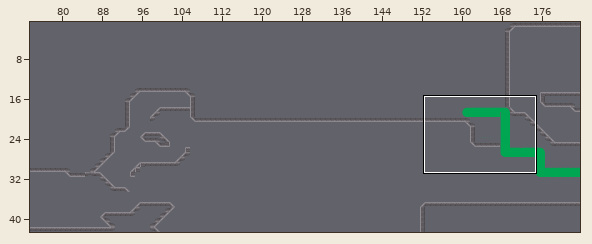
A Tiled map gets an edit: Game/TiledMaps/Fase01.tmx. Above, an overview of the earlier version with the close-up marked.
Close-up. First the earlier version:
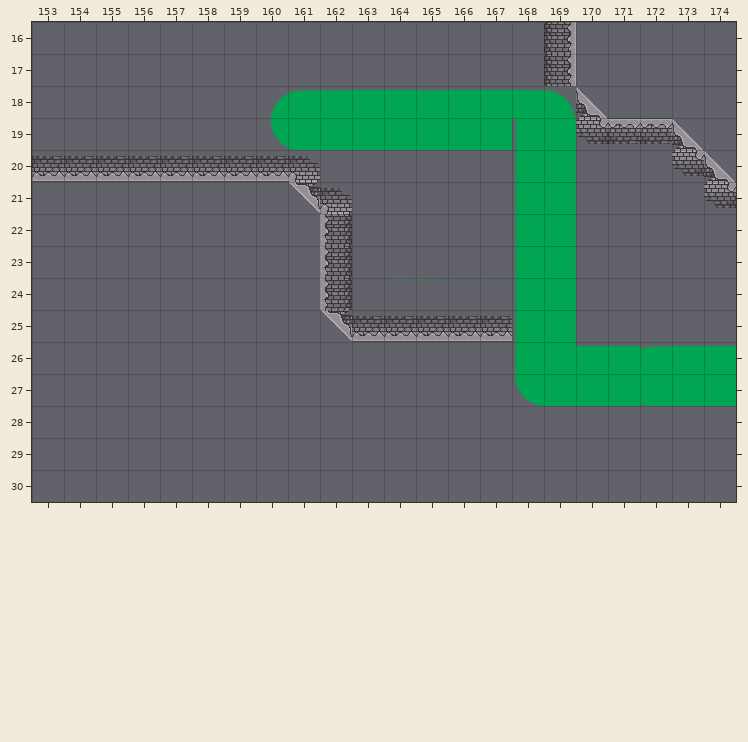
Cells are 32x32 px. Shown: x 153..174, y 16..30. The commit also changed other parts of the map, which this record leaves out.
Once edited:
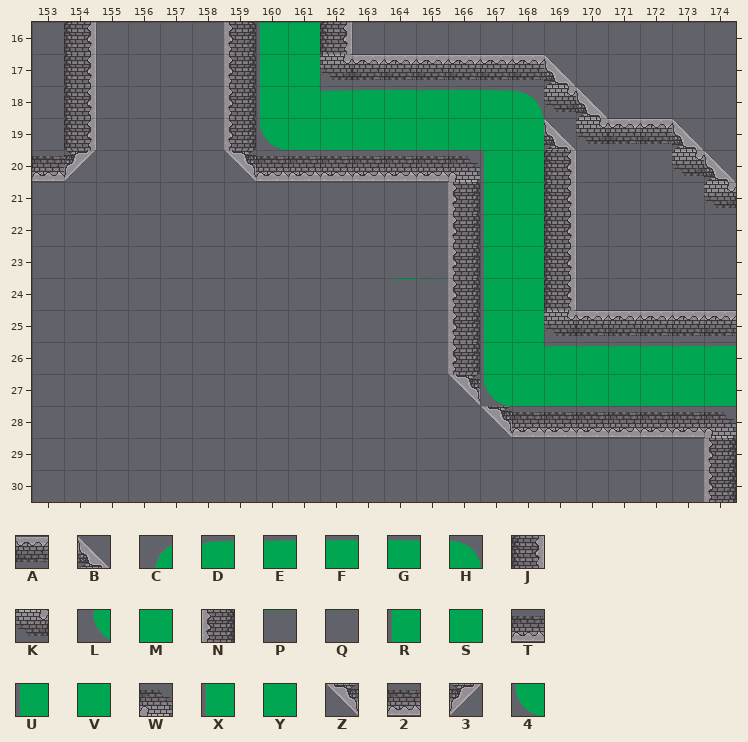
Key: from "ELEMENTOS-FASE-1-SEM-BG": A 34, B 43, C 50, D 51, E 52, F 53, G 55, H 56, J 61, K 68, L 75, M 77, N 90, P 103, Q 104, R 105, S 106, T 109, U 130, V 131, W 141, X 155, Y 156, Z 166, 2 167, 3 168, 4 180.
_ is an empty cell.
From old to new:
Layer "Camada de Tiles 1":
y 16: x 154 _ -> J; x 159..162 ____ -> NRSJ; x 169 J -> _
y 17: x 154 _ -> J; x 159..169 __________J -> NUVKAAAAAAB
y 18: x 154 _ -> J; x 159..161 _CD -> NXY; x 165 E -> F; x 168..169 GH -> HK
y 19: x 154 _ -> J; x 159..160 _L -> N4; x 168..169 RS -> SB
y 20: x 154..159 222222 -> 3____Z; x 161..169 W______UV -> 22222WUVJ
y 21: x 161..162 ZW -> __; x 166..169 __UV -> NUVJ
y 22..23: x 162 N -> _; x 166..169 __UV -> NUVJ
y 24: x 162 N -> _; x 166..169 PQRS -> NRSJ
y 25: x 162..174 ZT222TUV_____ -> ____NUVKAAAAA
y 26: x 166..169 __XY -> NXYF; x 172 D -> F
y 27: x 166..168 __4 -> Z4M
y 28: x 167..174 ________ -> Z222222W
y 29..30: x 174 _ -> N
Boxes around the changes in both close-ups, in picture pixels (x1, y1, x2, y2):
changed: (64, 22, 736, 502)
